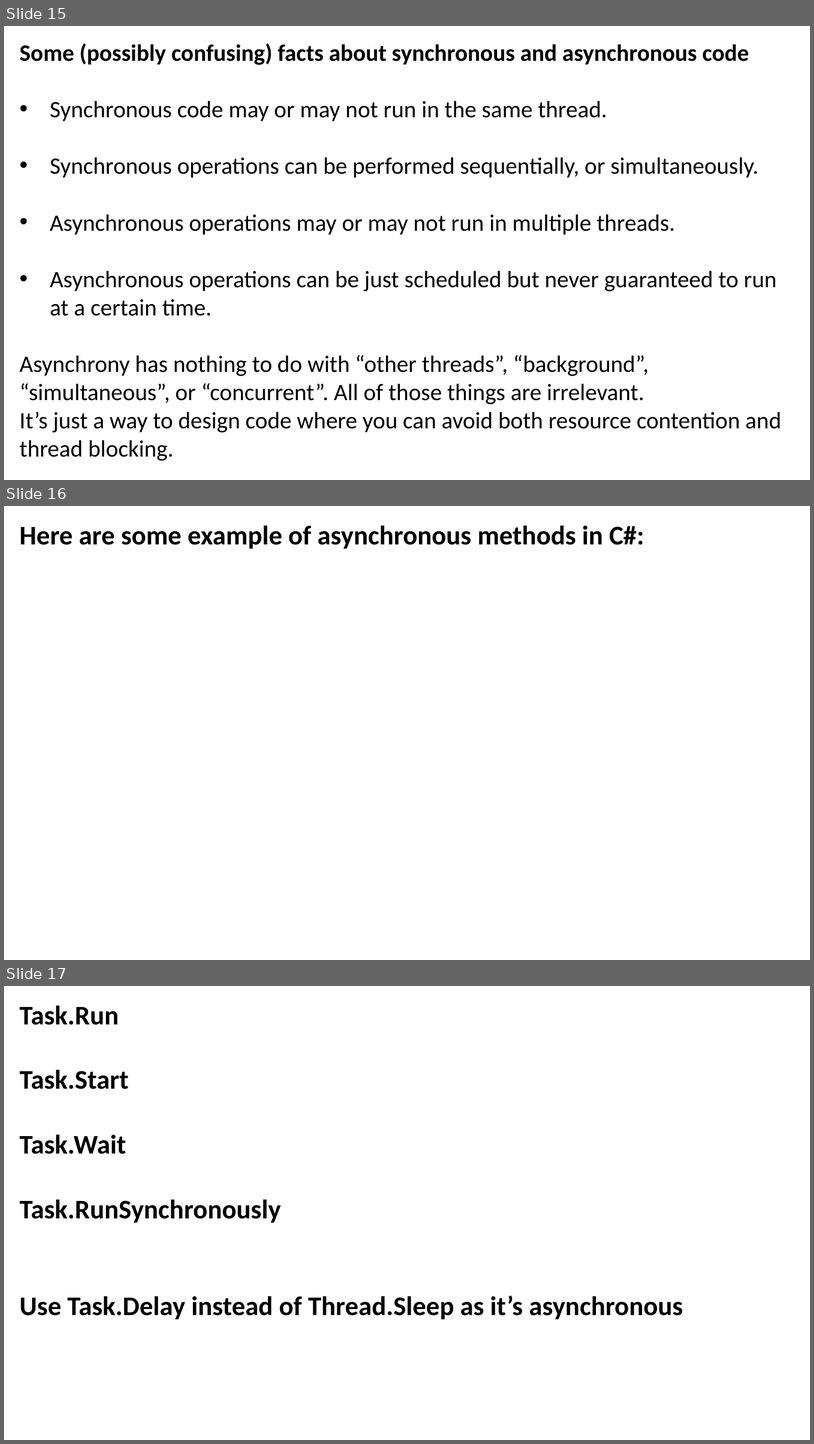
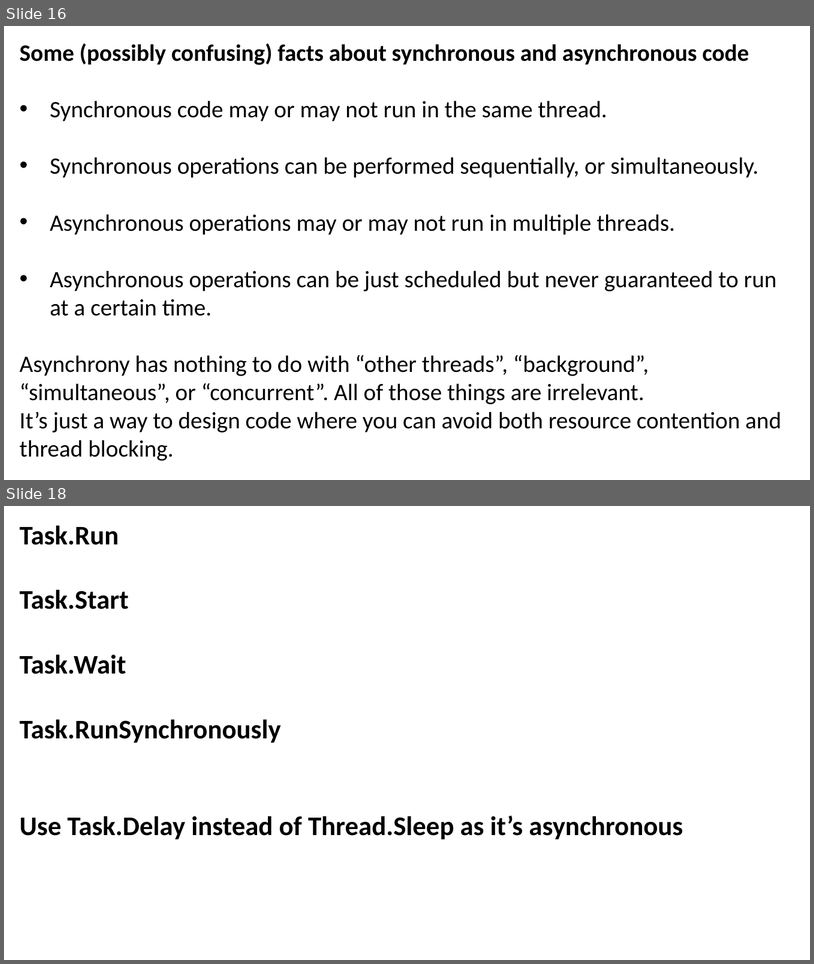
Before and after one commit to JoshKain/AsyncAwaitQuiz, a slide deck: Async and await presentation.pptx. Shown one above the other, each under a label of ours: slides 15, 16 and 17 before the commit, slides 16 and 18 after it; the slides between them are not shown. The pictures are 814x1444 and 814x964 pixels, drawn with LibreOffice and Linux fonts; fonts in the diff are those of the drawing. Boxes give left, top, right and bottom in pixels: in the first picture for what was removed or moved away, otherwise in the second. Text is boxed around its words. In the diff, an @@ line names an element or a change of style, - is before the commit and + after.

```diff
--- a/Async and await presentation.pptx
+++ b/Async and await presentation.pptx
@@ slide 16 removed at box(4, 506, 810, 960), background #FFFFFF @@
@@ text removed at box(20, 525, 644, 549) @@
-Here are some example of asynchronous methods in C#:
@@ what was slide 15 is now slide 16 @@
@@ what was slide 17 is now slide 18 @@
```
Also in this commit, not shown: 2 slides changed, 1 slide added.
